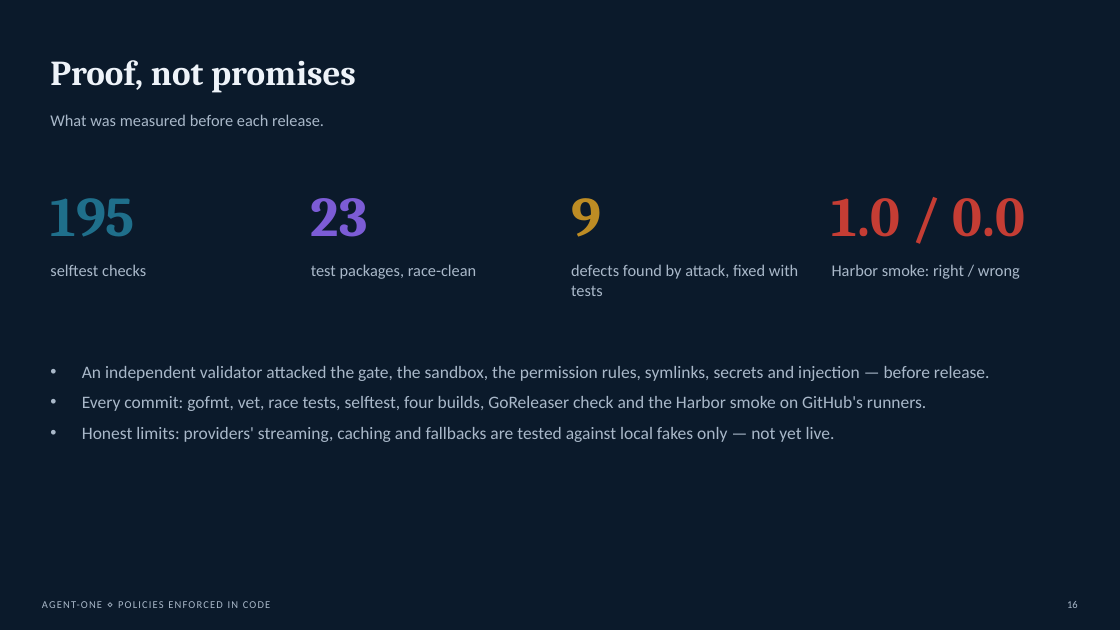
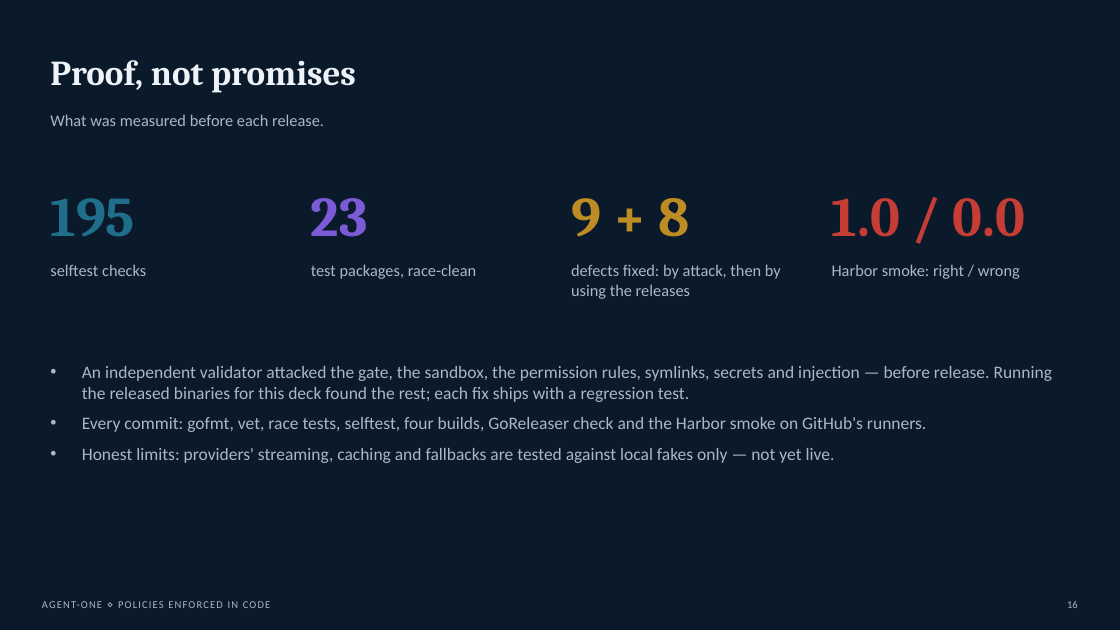
Before and after one commit to Kaginari/agentic-playground, a slide deck: slide 16 of presentations/agent-one-binary.pptx. Drawn at 1120x630 pixels with LibreOffice and Linux fonts; fonts in the diff are those of the drawing. Boxes give left, top, right and bottom in pixels: in the first picture for what was removed or moved away, otherwise in the second. Text is boxed around its words. In the diff, an @@ line names an element or a change of style, - is before the commit and + after.

```diff
--- a/presentations/agent-one-binary.pptx
+++ b/presentations/agent-one-binary.pptx
@@ text at <box>571,198,690,237</box>: text changed @@
-9
+9 + 8
@@ text at <box>571,264,781,299</box>: text changed @@
-defects found by attack, fixed with tests
+defects fixed: by attack, then by using the releases
@@ text at <box>82,366,1052,402</box>: text changed @@
-• An independent validator attacked the gate, the sandbox, the permission rules, symlinks, secrets and injection — before release.
+• An independent validator attacked the gate, the sandbox, the permission rules, symlinks, secrets and injection — before release. Running the released binaries for this deck found the rest; each fix ships with a regression test.
```
Also in this commit, not shown: 3 other slides changed, 2 other files.
